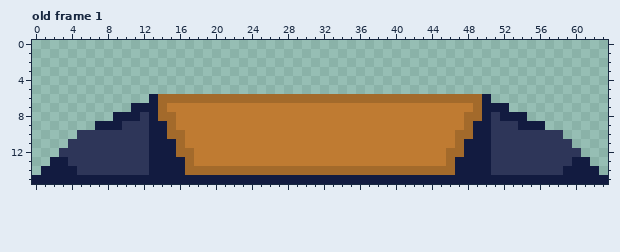
Pixel-art file, stored at assets/Aseprite/button.aseprite. Above is the file before it was changed.
64x16 pixels, 1 frame. Shown: old frame 1.
Now the later version:
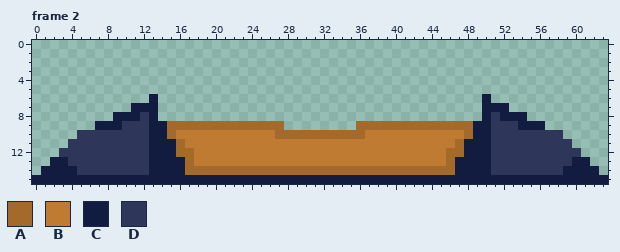
Palette (. is transparent): A #a36a2b  B #bf7b32  C #121b40  D #2e3659
A new or re-ordered frame is compared with the old frame closest to it.
Difference:
frames 1 -> 2
Frame 2 is new; against old frame 1:
Colour B gives way to colour A in row 9 at x 16 to 27 and 36 to 47; in row 10 at x 27 to 36.
Colour A gives way to colour B in row 10 at x 16 and 47.
The edit erases colour A in row 6 at x 14 to 49; in row 7 at x 14 and 49; in row 8 at x 14 to 15 and 48 to 49.
The edit erases colour B in row 7 at x 15 to 48; in row 8 at x 16 to 47; in row 9 at x 28 to 35.
Boxes around the changes in both pictures, in picture pixels (x1, y1, x2, y2):
changed: (158, 94, 482, 139)
